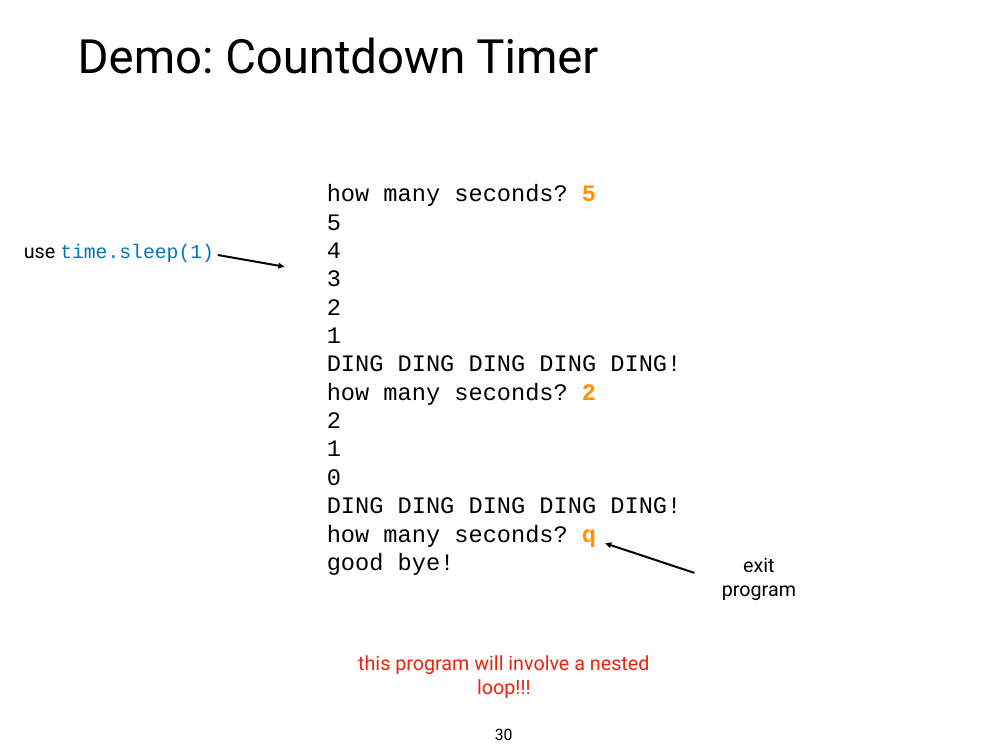
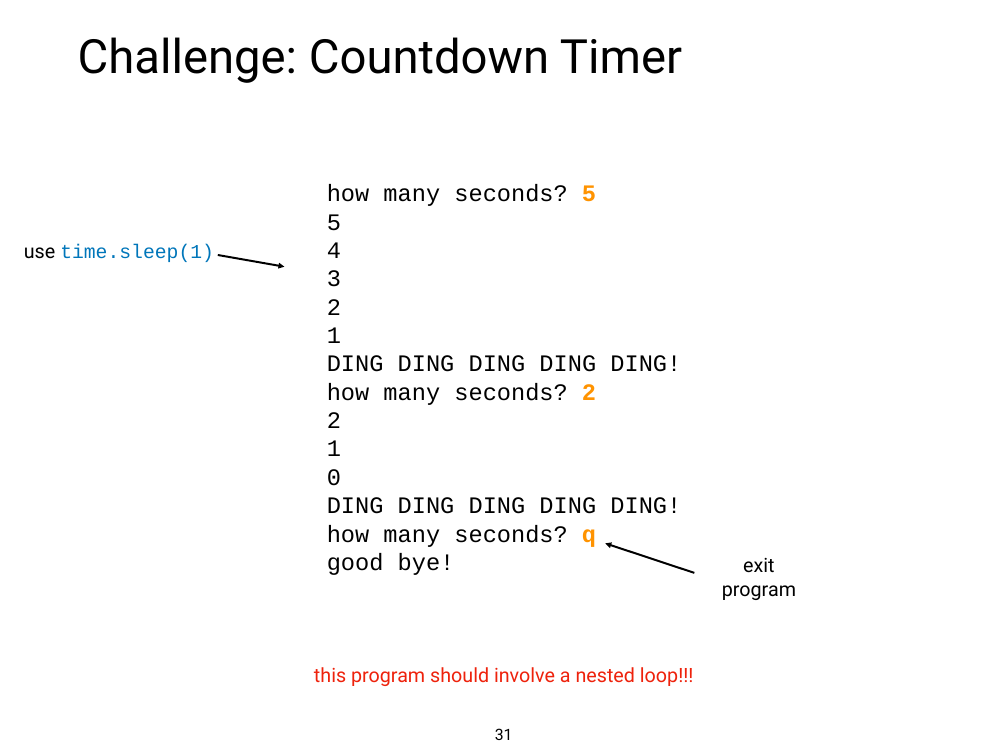
Before and after one commit to tylerharter/caraza-harter-com, a slide deck: slide 31 of tyler/meena/cs220/f21/materials/lec_11_F21.ppt (slide 30 before the commit). Drawn at 1008x756 pixels with LibreOffice and Linux fonts; fonts in the diff are those of the drawing. Boxes give left, top, right and bottom in pixels: in the first picture for what was removed or moved away, otherwise in the second. Text is boxed around its words. In the diff, an @@ line names an element or a change of style, - is before the commit and + after.

```diff
--- a/tyler/meena/cs220/f21/materials/lec_11_F21.ppt
+++ b/tyler/meena/cs220/f21/materials/lec_11_F21.ppt
@@ title at box(78, 37, 682, 83): text changed @@
-Demo: Countdown Timer
+Challenge: Countdown Timer
@@ text at box(314, 667, 694, 686): text changed @@
-this program will involve a nested loop!!!
+this program should involve a nested loop!!!
@@ page number at box(495, 728, 513, 740): text changed @@
-30
+31
```
Also in this commit, not shown: 4 other slides changed, 2 slides added, 4 slides removed, 4 other files.
